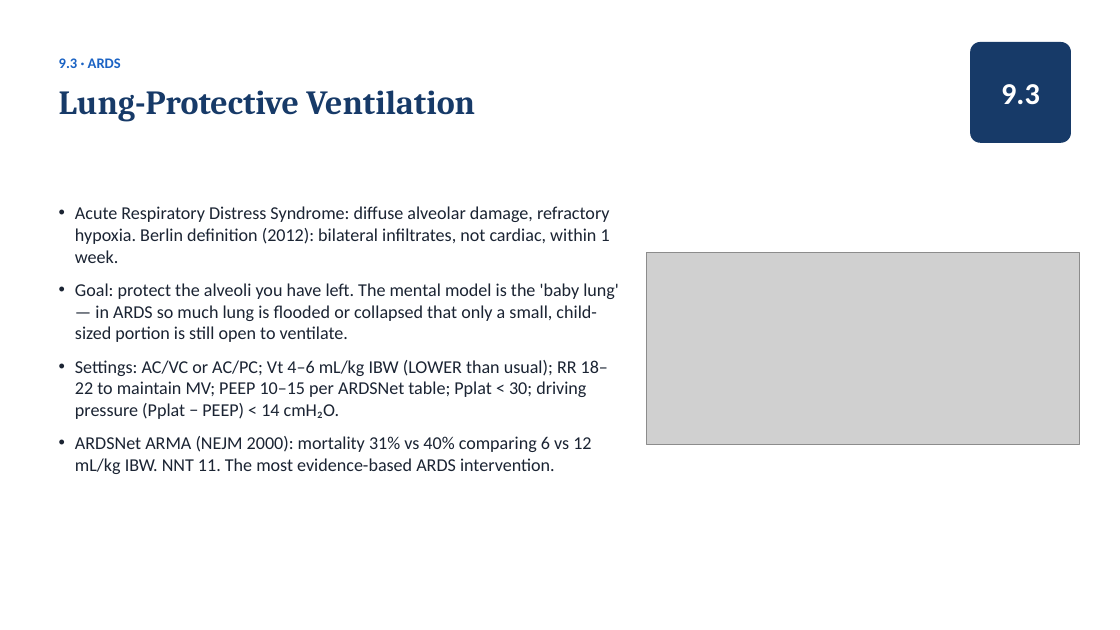
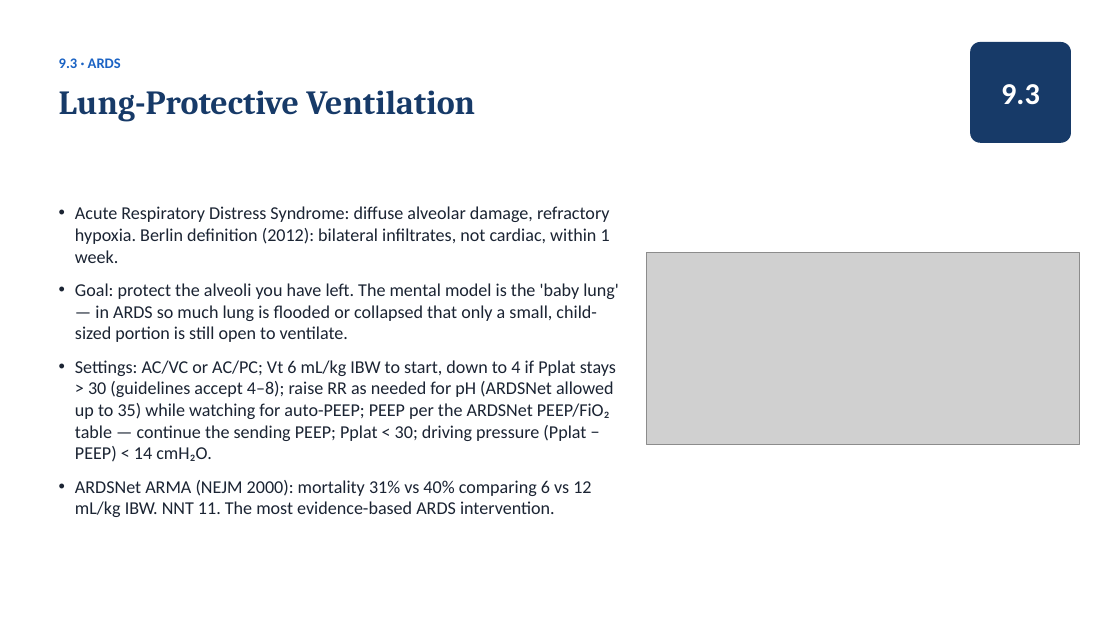
Before and after one commit to amr-kc-protocols/amr-kc-protocols, a slide deck: slide 89 of vta/slides/Ventilator_Academy_Full_Course.pptx. Drawn at 1120x630 pixels with LibreOffice and Linux fonts; fonts in the diff are those of the drawing; grey boxes stand for pictures. Boxes give left, top, right and bottom in pixels: in the first picture for what was removed or moved away, otherwise in the second. Text is boxed around its words. In the diff, an @@ line names an element or a change of style, - is before the commit and + after.

```diff
--- a/vta/slides/Ventilator_Academy_Full_Course.pptx
+++ b/vta/slides/Ventilator_Academy_Full_Course.pptx
@@ text at <box>75,360,616,462</box>: text changed @@
-• Settings: AC/VC or AC/PC; Vt 4–6 mL/kg IBW (LOWER than usual); RR 18–22 to maintain MV; PEEP 10–15 per ARDSNet table; Pplat < 30; driving pressure (Pplat − PEEP) < 14 cmH₂O.
+• Settings: AC/VC or AC/PC; Vt 6 mL/kg IBW to start, down to 4 if Pplat stays > 30 (guidelines accept 4–8); raise RR as needed for pH (ARDSNet allowed up to 35) while watching for auto-PEEP; PEEP per the ARDSNet PEEP/FiO₂ table — continue the sending PEEP; Pplat < 30; driving pressure (Pplat − PEEP) < 14 cmH₂O.
```
Also in this commit, not shown: 8 other slides changed, 10 other files.
